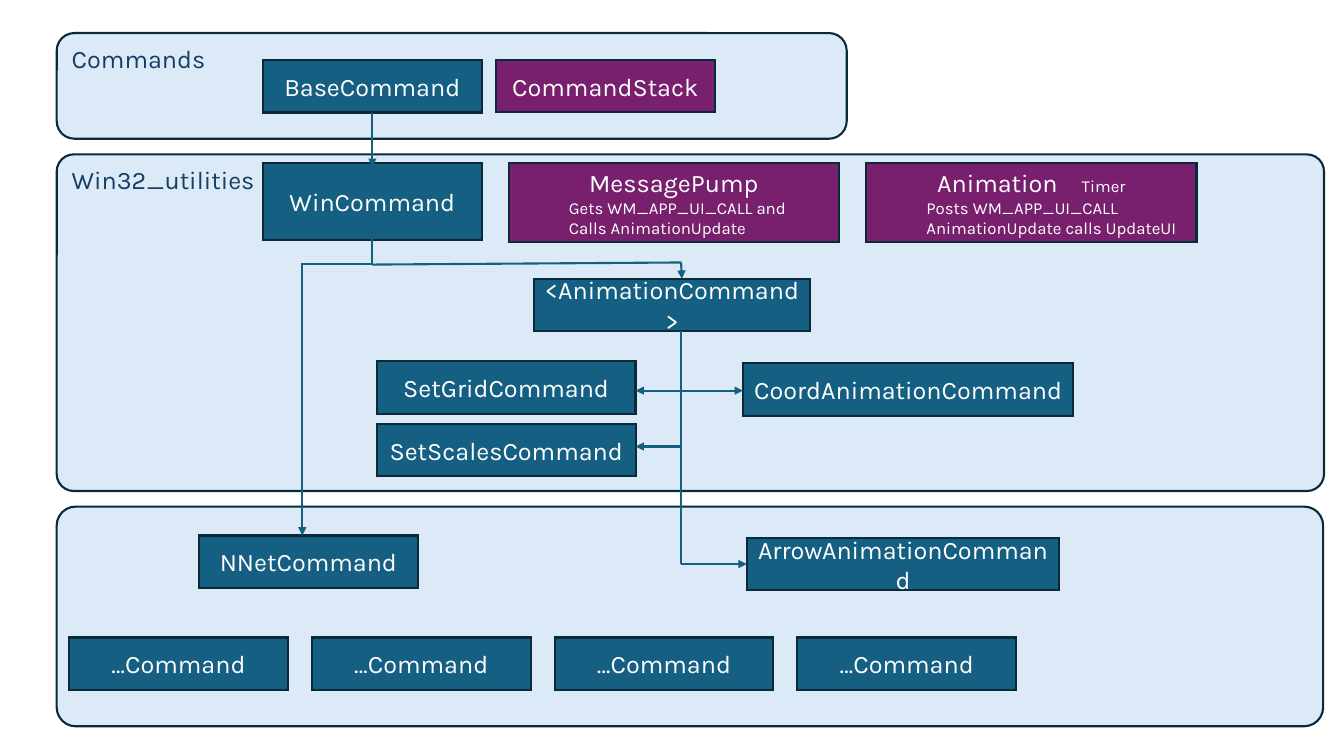
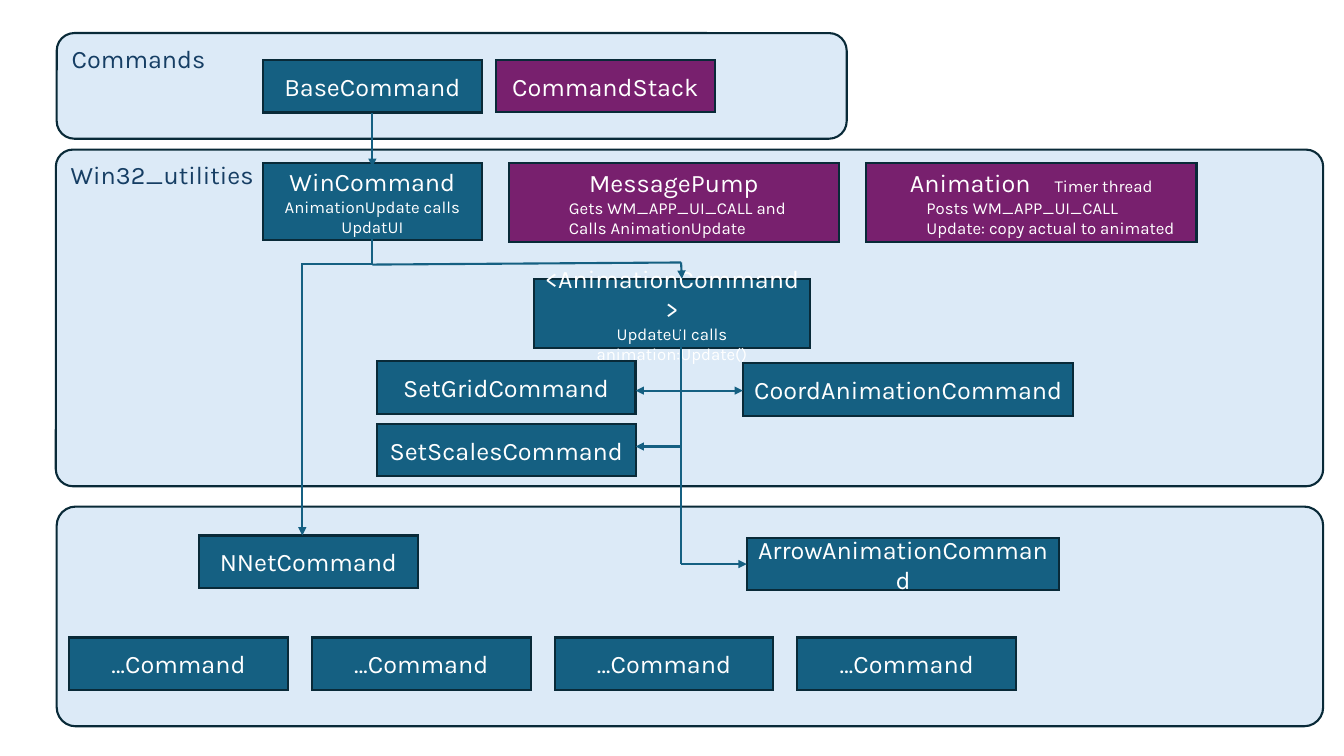
Before and after one commit to pk1954/solutions, a slide deck: slide 1 of NNet/Docu/Commands.pptx. Drawn at 1344x756 pixels with LibreOffice and Linux fonts; fonts in the diff are those of the drawing. Boxes give left, top, right and bottom in pixels: in the first picture for what was removed or moved away, otherwise in the second. Text is boxed around its words. In the diff, an @@ line names an element or a change of style, - is before the commit and + after.

```diff
--- a/NNet/Docu/Commands.pptx
+++ b/NNet/Docu/Commands.pptx
@@ rounded rectangle "Win32_utilities": place and size @@
-rounded rectangle "Win32_utilities" at [56, 154, 1324, 491]
+rounded rectangle "Win32_utilities" at [55, 149, 1323, 486]
@@ text in rectangle at [910, 174, 1152, 193]: text changed; size 18 to 12 pt @@
-Animation Timer
+Animation Timer thread
@@ text in rectangle at [285, 201, 460, 237]: paragraph added @@
+AnimationUpdate calls UpdatUI
@@ text in rectangle at [926, 222, 1174, 238]: text changed @@
-  AnimationUpdate calls UpdateUI
+  Update: copy actual to animated
@@ rectangle "<AnimationCommand>": place and size @@
-rectangle "<AnimationCommand>" at [534, 279, 810, 332]
+rectangle "<AnimationCommand>" at [534, 279, 810, 348]
@@ text in rectangle at [597, 328, 748, 365]: paragraph added @@
+UpdateUI calls animation:Update()
```
Also in this commit, not shown: 15 other files.
